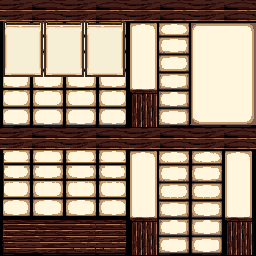
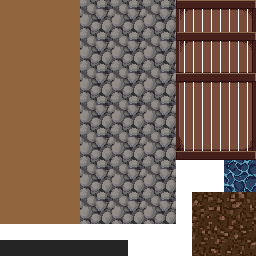
The second 256 × 256 image is a revision of the first. Changes to its layers:
hid group "walls - upper class" (12 layers) over (0, 0, 256, 256)
painted on "From selection copy" over (3, 127, 256, 256)
showed group "tiles1" (9 layers) over (0, 0, 256, 256)
added layer "Layer 43" in group "tiles1" over (192, 192, 256, 256)
renamed "Layer 6" to "Layer 42", showed it, moved it above "Layer 6 copy", painted on it over (176, 0, 256, 160)
painted on "Layer 6 copy" over (176, 0, 256, 160)